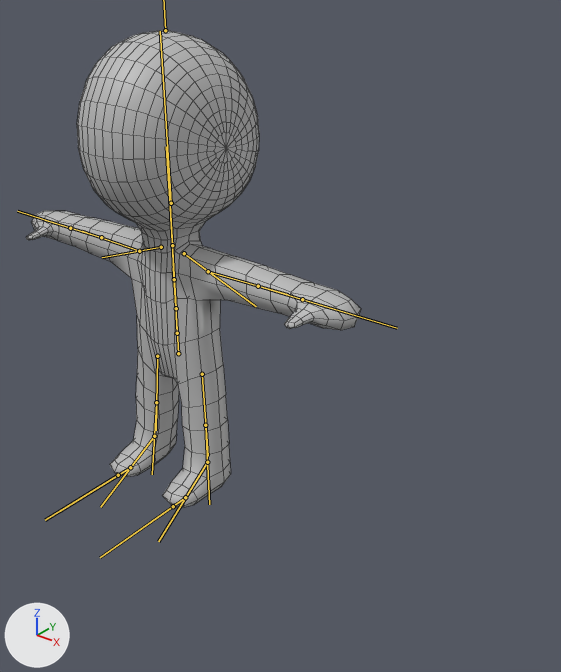
Renders of the FBX model Assets/Character/omyno.fbx from each side of a commit.
One viewpoint serves both versions: a camera (50 mm lens) standing at (0.0385, -0.052, 0.0628) and looking at (-0.0056, 0.003, 0.0286). The lights are fixed; the arrows at lower left show +X, +Y and +Z. The bones that bend it are drawn over the model as lines. Mesh edges are drawn as thin lines.
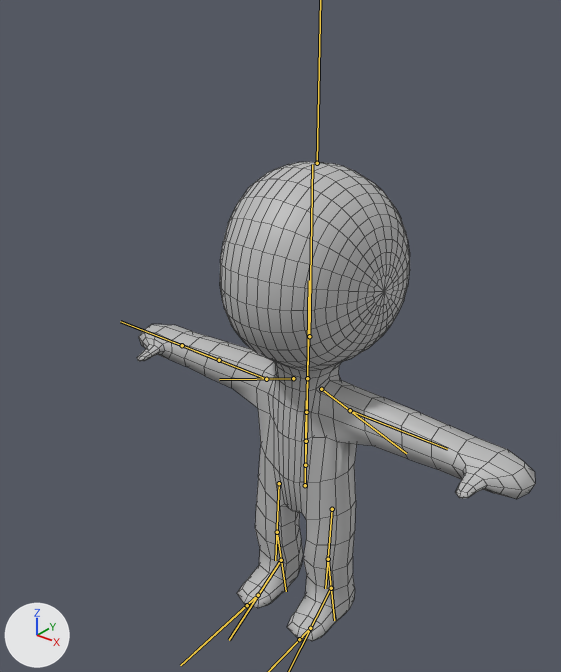
The newer file adds an action. The first version stands in its rest pose; the second is drawn at frame 1 of the action 'Take 001'.

Pixel boxes (x1, y1, x2, y2) of what changed, in the pictures (561 x 672 px):
```json
{"object": "pSphere1", "change": "posed", "before": [26, 31, 361, 507], "after": [137, 162, 535, 641], "on screen": "19% wider"}
{"bone": "mixamorig:Hips", "before": "(178, 353) to (173, 267)", "after": "(305, 485) to (306, 400)"}
{"bone": "mixamorig:RightArm", "before": "(139, 251) to (82, 231)", "after": "(266, 379) to (194, 350)"}
{"bone": "mixamorig:RightForeArm", "before": "(101, 237) to (45, 220)", "after": "(219, 360) to (152, 334)"}
{"bone": "mixamorig:LeftUpLeg", "before": "(202, 374) to (208, 456)", "after": "(332, 509) to (325, 588)"}
{"bone": "mixamorig:LeftLeg", "before": "(205, 425) to (209, 504)", "after": "(328, 559) to (334, 620)"}
{"bone": "mixamorig:RightUpLeg", "before": "(157, 356) to (156, 430)", "after": "(279, 483) to (275, 560)"}
{"bone": "mixamorig:RightLeg", "before": "(156, 402) to (152, 474)", "after": "(277, 532) to (286, 591)"}
{"bone": "mixamorig:RightFoot", "before": "(154, 436) to (100, 507)", "after": "(281, 560) to (229, 640)"}
```

The change, as JSON lines over the scene's bpy script:
```json
{"block": "bone_mixamorig_hips", "where": "bone_mixamorig_hips = bpy.data.objects['Armature'].pose.bones['mixamorig:Hips']"}
{"op": "set", "path": "bone_mixamorig_hips.location", "old": "(0.0, 0.0, 0.0)", "new": "(0.0173, -0.0096, -0.0001)"}
{"block": "bone_mixamorig_rightarm", "where": "bone_mixamorig_rightarm = bpy.data.objects['Armature'].pose.bones['mixamorig:RightArm']  # child of 'mixamorig:RightShoulder'"}
{"op": "set", "path": "bone_mixamorig_rightarm.rotation_quaternion", "old": "(1.0, 0.0, 0.0, 0.0)", "new": "(1.0, 0.003, 0.0, -0.017)", "note": "degrees (0, 0, 0) -> degrees (0, 0, -2)"}
{"block": "bone_mixamorig_rightforearm", "where": "bone_mixamorig_rightforearm = bpy.data.objects['Armature'].pose.bones['mixamorig:RightForeArm']  # child of 'mixamorig:RightArm'"}
{"op": "set", "path": "bone_mixamorig_rightforearm.rotation_quaternion", "old": "(1.0, 0.0, 0.0, 0.0)", "new": "(1.0, 0.002, 0.0, 0.025)", "note": "degrees (0, 0, 0) -> degrees (0, 0, 3)"}
{"block": "bone_mixamorig_leftupleg", "where": "bone_mixamorig_leftupleg = bpy.data.objects['Armature'].pose.bones['mixamorig:LeftUpLeg']  # child of 'mixamorig:Hips'"}
{"op": "set", "path": "bone_mixamorig_leftupleg.rotation_quaternion", "old": "(1.0, 0.0, 0.0, 0.0)", "new": "(0.999, 0.013, -0.002, -0.04)", "note": "degrees (0, 0, 0) -> degrees (1, 0, -5)"}
{"block": "bone_mixamorig_leftleg", "where": "bone_mixamorig_leftleg = bpy.data.objects['Armature'].pose.bones['mixamorig:LeftLeg']  # child of 'mixamorig:LeftUpLeg'"}
{"op": "set", "path": "bone_mixamorig_leftleg.rotation_quaternion", "old": "(1.0, 0.0, 0.0, 0.0)", "new": "(0.991, -0.137, 0.0, 0.0)", "note": "degrees (0, 0, 0) -> degrees (-16, 0, 0)"}
{"block": "bone_mixamorig_leftfoot", "where": "bone_mixamorig_leftfoot = bpy.data.objects['Armature'].pose.bones['mixamorig:LeftFoot']  # child of 'mixamorig:LeftLeg'"}
{"op": "set", "path": "bone_mixamorig_leftfoot.rotation_quaternion", "old": "(1.0, 0.0, 0.0, 0.0)", "new": "(0.991, 0.125, 0.029, 0.025)", "note": "degrees (0, 0, 0) -> degrees (14, 3, 3)"}
{"block": "bone_mixamorig_rightupleg", "where": "bone_mixamorig_rightupleg = bpy.data.objects['Armature'].pose.bones['mixamorig:RightUpLeg']  # child of 'mixamorig:Hips'"}
{"op": "set", "path": "bone_mixamorig_rightupleg.rotation_quaternion", "old": "(1.0, 0.0, 0.0, 0.0)", "new": "(0.999, 0.009, 0.002, 0.04)", "note": "degrees (0, 0, 0) -> degrees (1, 0, 5)"}
{"block": "bone_mixamorig_rightleg", "where": "bone_mixamorig_rightleg = bpy.data.objects['Armature'].pose.bones['mixamorig:RightLeg']  # child of 'mixamorig:RightUpLeg'"}
{"op": "set", "path": "bone_mixamorig_rightleg.rotation_quaternion", "old": "(1.0, 0.0, 0.0, 0.0)", "new": "(0.99, -0.143, 0.0, 0.0)", "note": "degrees (0, 0, 0) -> degrees (-16, 0, 0)"}
{"block": "bone_mixamorig_rightfoot", "where": "bone_mixamorig_rightfoot = bpy.data.objects['Armature'].pose.bones['mixamorig:RightFoot']  # child of 'mixamorig:RightLeg'"}
{"op": "set", "path": "bone_mixamorig_rightfoot.rotation_quaternion", "old": "(1.0, 0.0, 0.0, 0.0)", "new": "(0.99, 0.135, -0.029, -0.025)", "note": "degrees (0, 0, 0) -> degrees (16, -3, -3)"}
```
